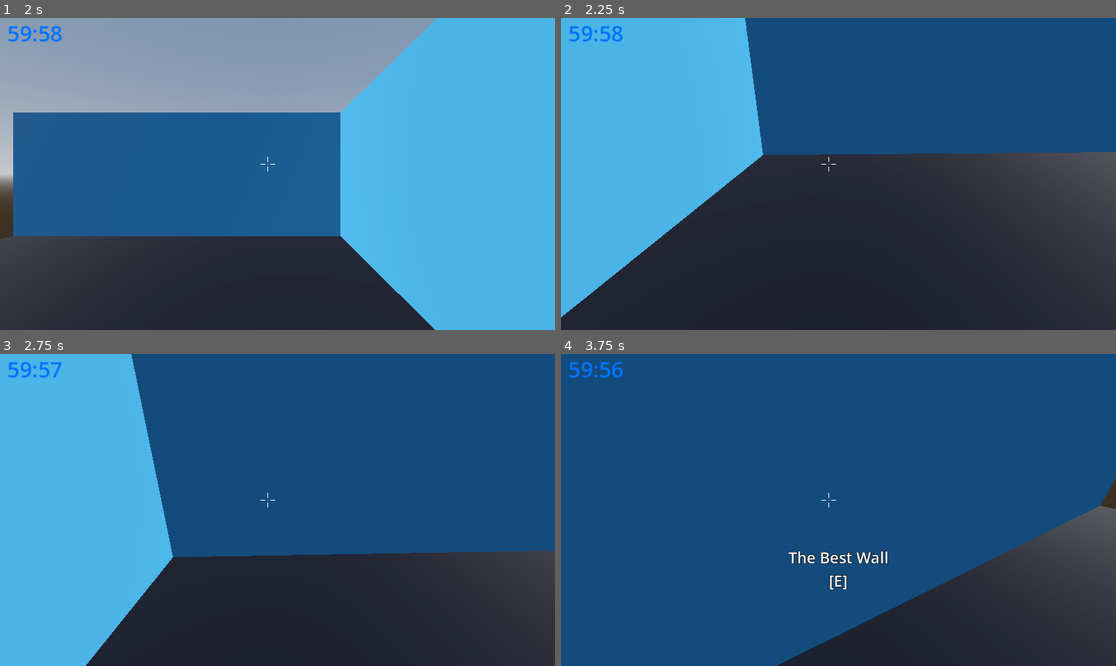
Above: before the commit, frames 1-4 (two rows, left to right).
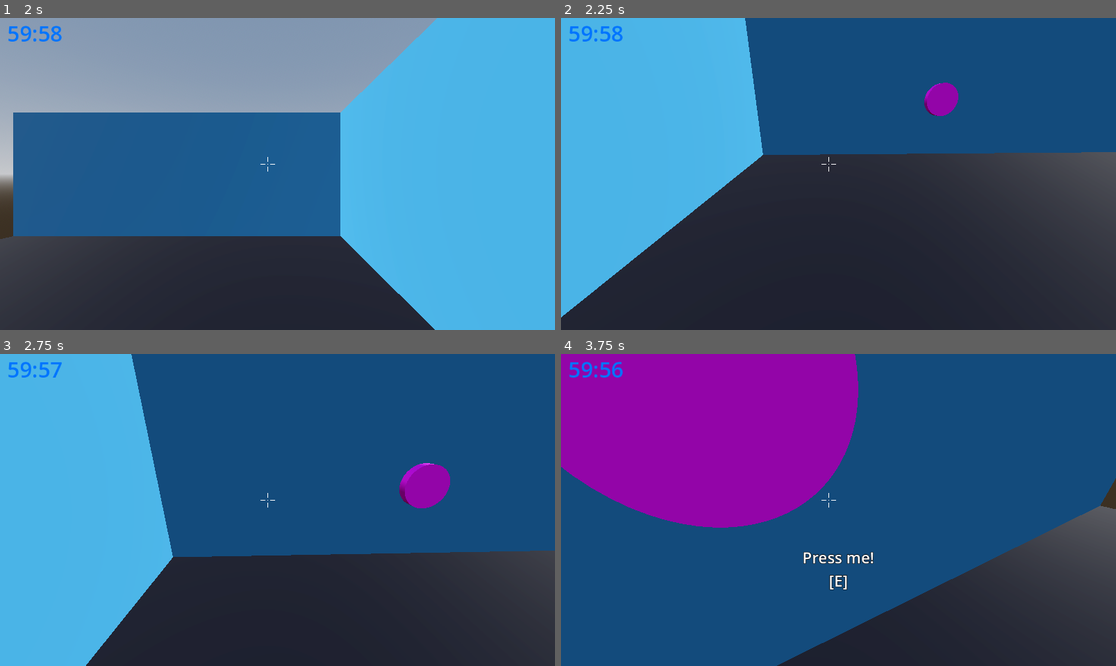
Above: after the commit, the same moments.

Repository: moriartyjk/nova_horizons
Game: Godot game, scene res://scenes/menus/main_menu.tscn
Same seed, same stepped clock (60 frames per second), same inputs: the game is played once before the commit and once after it.
Inputs (mouse positions are in pixels of both pictures, inside the frame that each line leads up to):
- Up to frame 1 (2 s): click "Play" at 0.5 s; tap Enter (ui_accept) at 1.25, 1.52 s; move the mouse to (399, 158) at 1.27 s; hold D (move_right) from 1.28 s (still down); tap E (interact) at 1.35 s; click (399, 158) at 1.42 s
- Up to frame 2 (2.25 s): move the mouse to (810, 174) at 2.02 s; release D (move_right) at 2.03 s; hold W (move_forward) from 2.03 s (still down); tap E (interact) at 2.1 s
- Up to frame 3 (2.75 s): keep holding W (move_forward); tap Enter (ui_accept) at 2.27 s
- Up to frame 4 (3.75 s): keep holding W (move_forward); move the mouse to (849, 503) at 2.77 s; tap E (interact) at 2.85, 3.6 s; move the mouse to (832, 516) at 3.52 s

Frame 1 is identical in both runs. In frame 2, 0.5% of the frame differs, in the area x 65-72%, y 20-32%; in frame 3, 1.0%; in frame 4, 26%, in the area x 0-59%, y 0-76%.

Commit message:
got my test *button* to interact with the script properly

Diff:
--- a/interact/interact_ray.gd
+++ b/interact/interact_ray.gd
@@ -15,6 +15,3 @@
 
 			if Input.is_action_just_pressed(collider.prompt_input):
 				collider.interact(owner)
-
-		else:
-			prompt.text = "something's wrong"
--- a/scenes/button.tscn
+++ b/scenes/button.tscn
@@ -9,16 +9,15 @@
 material = SubResource("StandardMaterial3D_d6vo7")
 height = 0.25
 
-[sub_resource type="CylinderShape3D" id="CylinderShape3D_afovn"]
-radius = 0.6
+[sub_resource type="CylinderShape3D" id="CylinderShape3D_w2yc1"]
+height = 0.25
 
 [node name="Button" type="StaticBody3D"]
-transform = Transform3D(1, 0, 0, 0, 1, 0, 0, 0, 1, 0, 0.213176, 0)
+transform = Transform3D(1, 0, 0, 0, -4.37114e-08, -1, 0, 1, -4.37114e-08, 0, 0.213176, 0)
 script = ExtResource("1_3pcog")
 
 [node name="MeshInstance3D" type="MeshInstance3D" parent="."]
 mesh = SubResource("CylinderMesh_6g3oi")
 
 [node name="CollisionShape3D" type="CollisionShape3D" parent="."]
-transform = Transform3D(1, 0, 0, 0, 1, 0, 0, 0, 1, 0, 0.327806, 0)
-shape = SubResource("CylinderShape3D_afovn")
+shape = SubResource("CylinderShape3D_w2yc1")
--- a/scenes/environment.tscn
+++ b/scenes/environment.tscn
@@ -32,8 +32,6 @@
 mesh = SubResource("BoxMesh_gpeu5")
 
 [node name="Wall" type="StaticBody3D" parent="."]
-script = ExtResource("1_4bsyr")
-prompt_message = "The Best Wall"
 
 [node name="CollisionShape3D" type="CollisionShape3D" parent="Wall"]
 transform = Transform3D(1, 0, 0, 0, 1, 0, 0, 0, 1, 0, 2.45, 8.504)
--- a/scenes/game.tscn
+++ b/scenes/game.tscn
@@ -1,8 +1,9 @@
-[gd_scene load_steps=7 format=3 uid="uid://dyoh6fxxpe67a"]
+[gd_scene load_steps=8 format=3 uid="uid://dyoh6fxxpe67a"]
 
 [ext_resource type="PackedScene" uid="uid://n1rgc4ij8che" path="res://scenes/environment.tscn" id="1_nn353"]
 [ext_resource type="PackedScene" uid="uid://ciajsvy2jp62v" path="res://scenes/robo_drone.tscn" id="2_cje2b"]
 [ext_resource type="PackedScene" uid="uid://d1m18lh8uhi7k" path="res://scenes/ui_elements/timer.tscn" id="3_ou05k"]
+[ext_resource type="PackedScene" uid="uid://1xj4qq0op506" path="res://scenes/button.tscn" id="4_awb0w"]
 
 [sub_resource type="ProceduralSkyMaterial" id="ProceduralSkyMaterial_u5gor"]
 sky_horizon_color = Color(0.64625, 0.65575, 0.67075, 1)
@@ -31,3 +32,7 @@
 [node name="RoboDrone" parent="." instance=ExtResource("2_cje2b")]
 
 [node name="Timer" parent="." instance=ExtResource("3_ou05k")]
+
+[node name="Button" parent="." instance=ExtResource("4_awb0w")]
+transform = Transform3D(1, 0, 0, 0, -4.37114e-08, -1, 0, 1, -4.37114e-08, 0, 1.9489, 7.92593)
+prompt_message = "Press me!"
